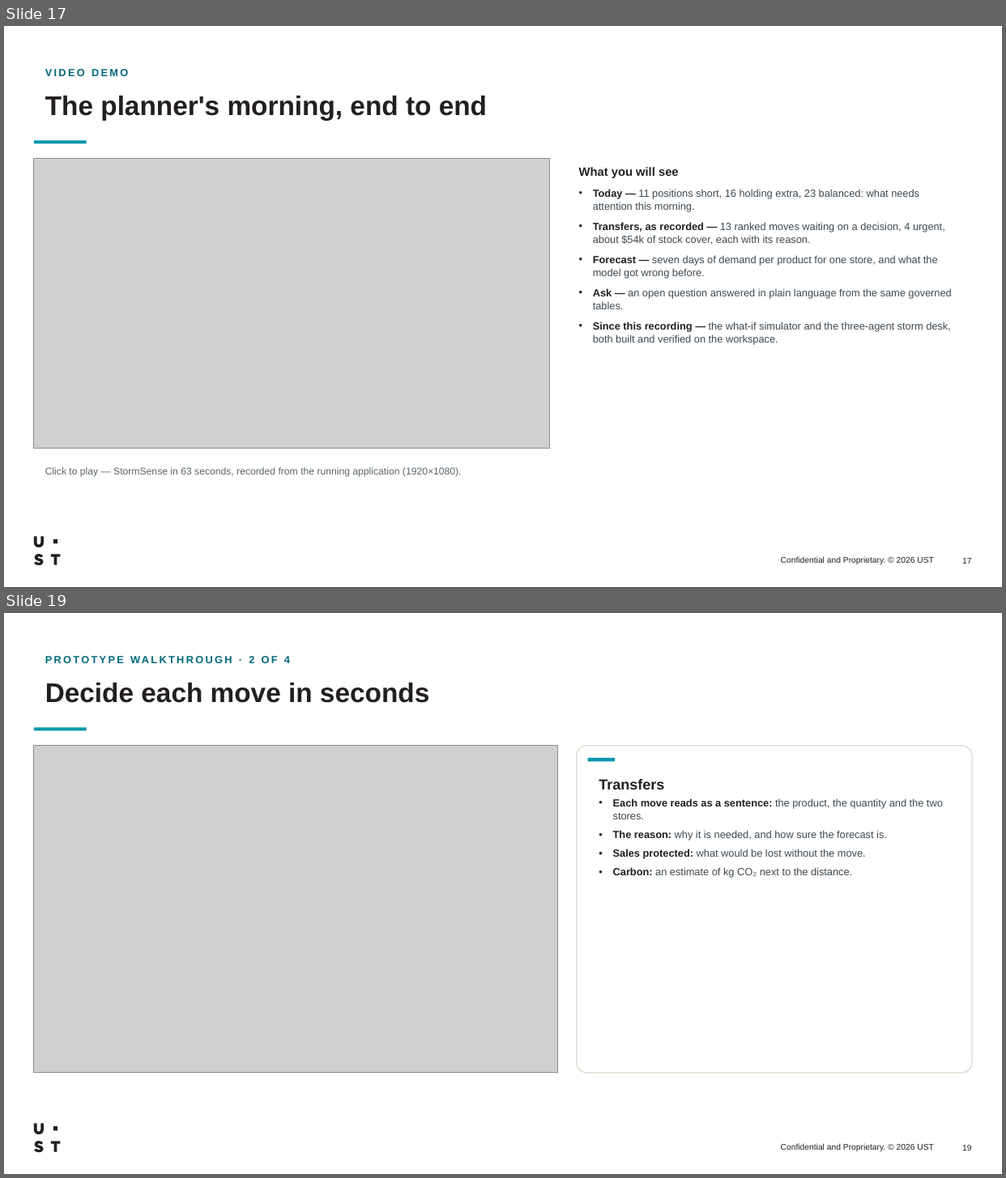
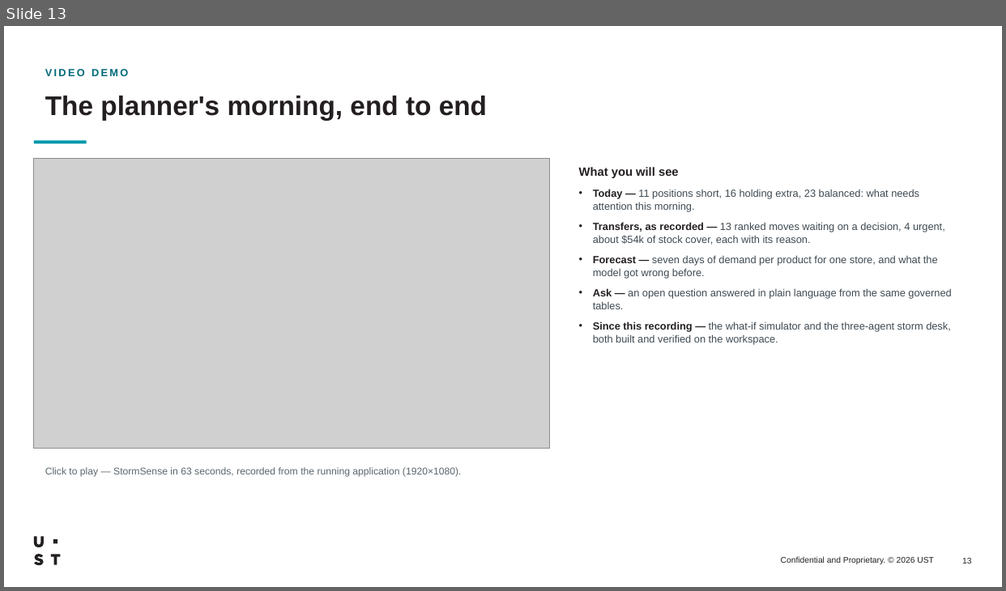
Before and after one commit to workatustadarshajay/STORMSENSE, a slide deck: StormSense-Databricks-Hackathon.pptx. Shown one above the other, each under a label of ours: slides 17 and 19 before the commit, slide 13 after it; the slides between them are not shown. The pictures are 1006x1178 and 1006x591 pixels, drawn with LibreOffice and Linux fonts; fonts in the diff are those of the drawing; grey boxes stand for pictures. Boxes give left, top, right and bottom in pixels: in the first picture for what was removed or moved away, otherwise in the second. Text is boxed around its words. In the diff, an @@ line names an element or a change of style, - is before the commit and + after.

```diff
--- a/StormSense-Databricks-Hackathon.pptx
+++ b/StormSense-Databricks-Hackathon.pptx
@@ slide 19 removed at [4,613,1002,1174], background #FFFFFF; not listed: 3 template elements that a slide beside it also shows @@
@@ text removed at [249,656,290,663] @@
-PROTOTYPE WALKTHROUGH · 2 OF 4
@@ title removed at [45,683,429,703] @@
-Decide each move in seconds
@@ rectangle removed at [34,727,87,730] @@
@@ picture removed at [34,746,558,1072] @@
@@ rounded rectangle removed at [577,746,972,1072] @@
@@ rectangle removed at [588,758,615,762] @@
@@ text removed at [599,779,943,878] @@
-Transfers
-• Each move reads as a sentence: the product, the quantity and the two stores.
-• The reason: why it is needed, and how sure the forecast is.
-• Sales protected: what would be lost without the move.
-• Carbon: an estimate of kg CO₂ next to the distance.
@@ what was slide 17 is now slide 13 @@
@@ page number at [962,558,971,564]: text changed @@
-17
+13
```
Also in this commit, not shown: 1 slide added, 8 other slides removed, 15 other files.
